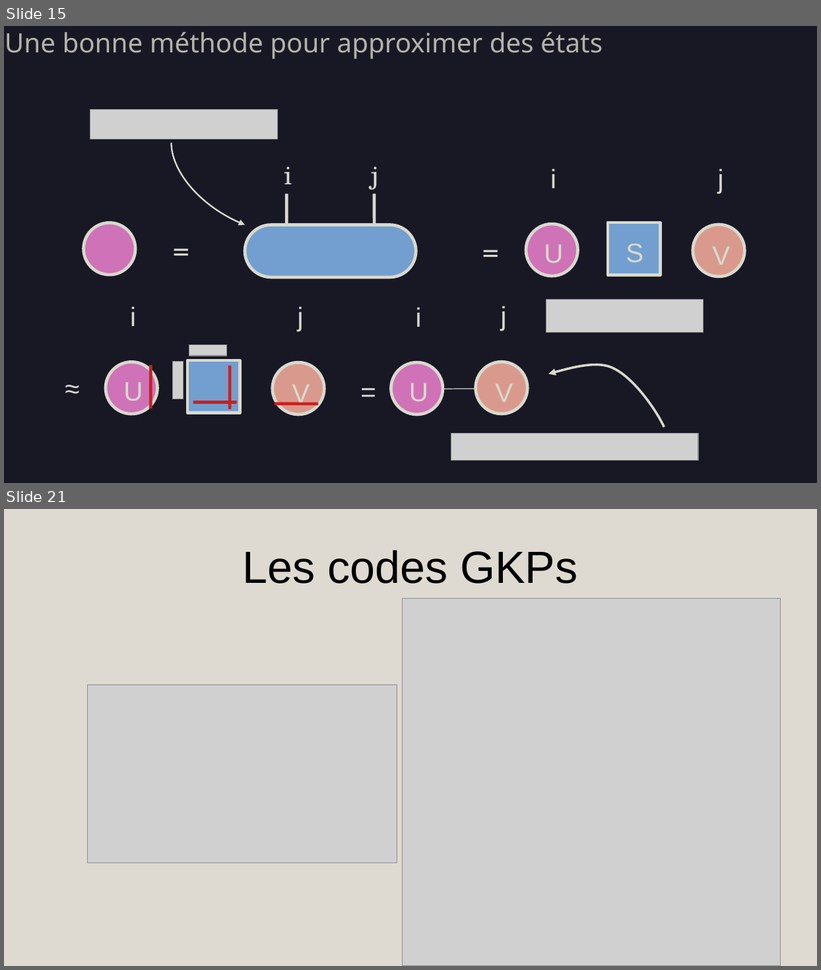
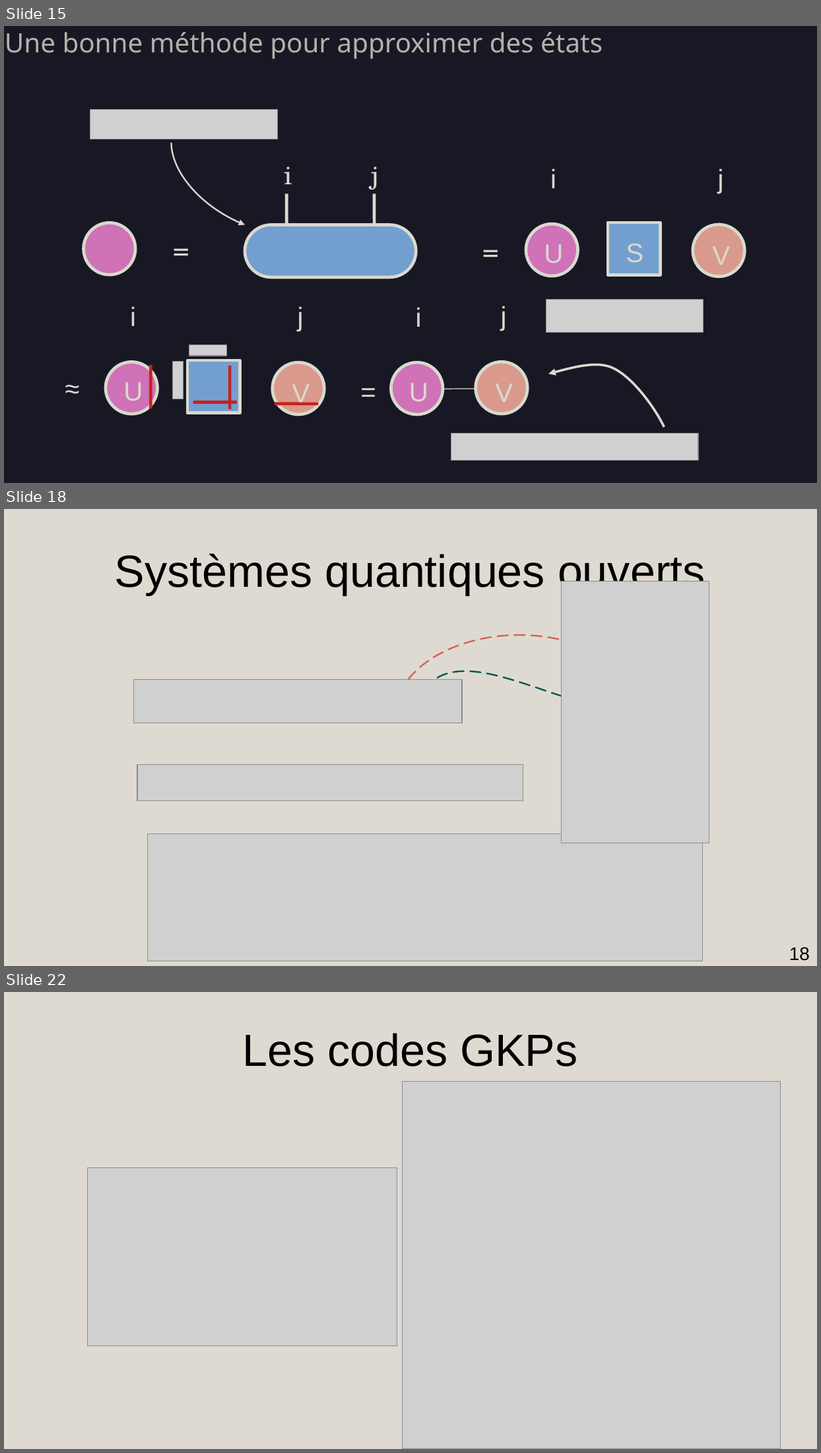
Before and after one commit to AmdaU/presentations, a slide deck: Seminaire/Seminaire.odp. Shown one above the other, each under a label of ours: slides 15 and 21 before the commit, slides 15, 18 and 22 after it; the slides between them are not shown. The pictures are 821x970 and 821x1453 pixels, drawn with LibreOffice and Linux fonts; fonts in the diff are those of the drawing; grey boxes stand for pictures; background and template pictures are left out. Boxes give left, top, right and bottom in pixels: in the first picture for what was removed or moved away, otherwise in the second. Text is boxed around its words. In the diff, an @@ line names an element or a change of style, - is before the commit and + after.

```diff
--- a/Seminaire/Seminaire.odp
+++ b/Seminaire/Seminaire.odp
@@ slide 18 added at <box>4,509,817,966</box>, background #DFDAD1 @@
@@ title added at <box>115,553,706,595</box>, 44 pt, text #000000 @@
+Systèmes quantiques ouverts
@@ picture added at <box>562,582,710,844</box> @@
@@ freeform shape added at <box>409,635,570,679</box>, outline #D75F57 1.5 pt dashed @@
@@ picture added at <box>134,679,462,723</box> @@
@@ freeform shape added at <box>424,672,580,702</box>, outline #005358 1.5 pt dashed @@
@@ picture added at <box>137,765,523,801</box> @@
@@ picture added at <box>148,834,704,962</box> @@
@@ page number added at <box>789,947,810,961</box>, 18 pt, text #000000 @@
+18
@@ what was slide 21 is now slide 22 @@
```
Also in this commit, not shown: 4 slides changed, 5 other slides added, 5 slides removed, 50 other files.
